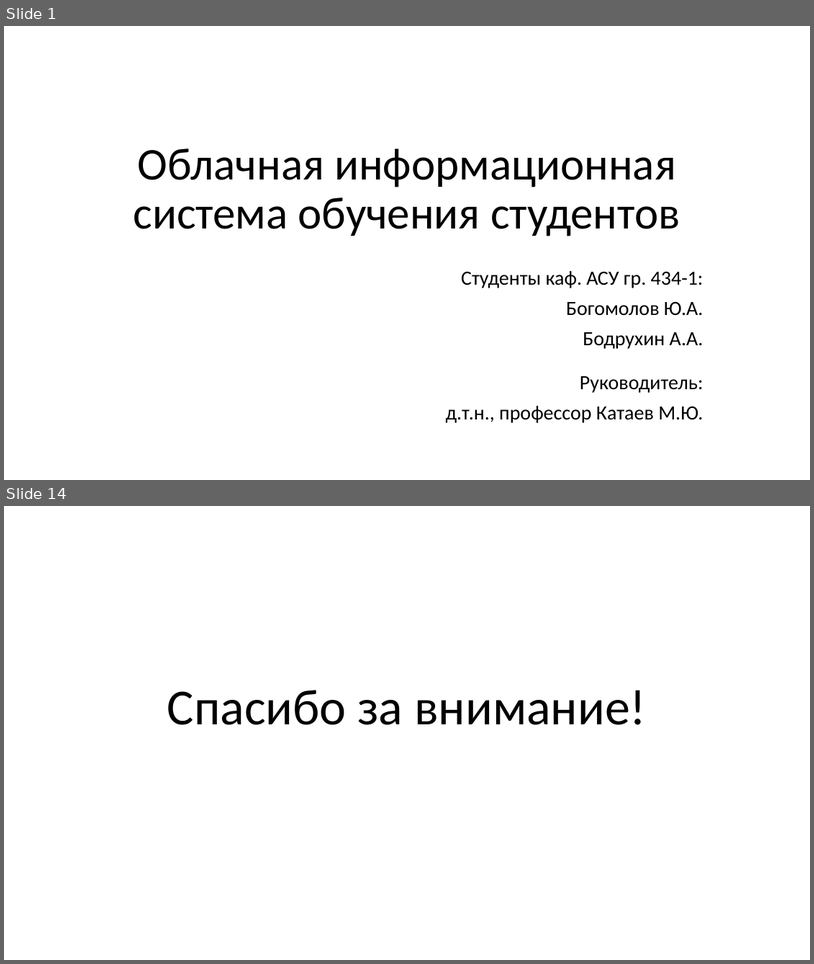
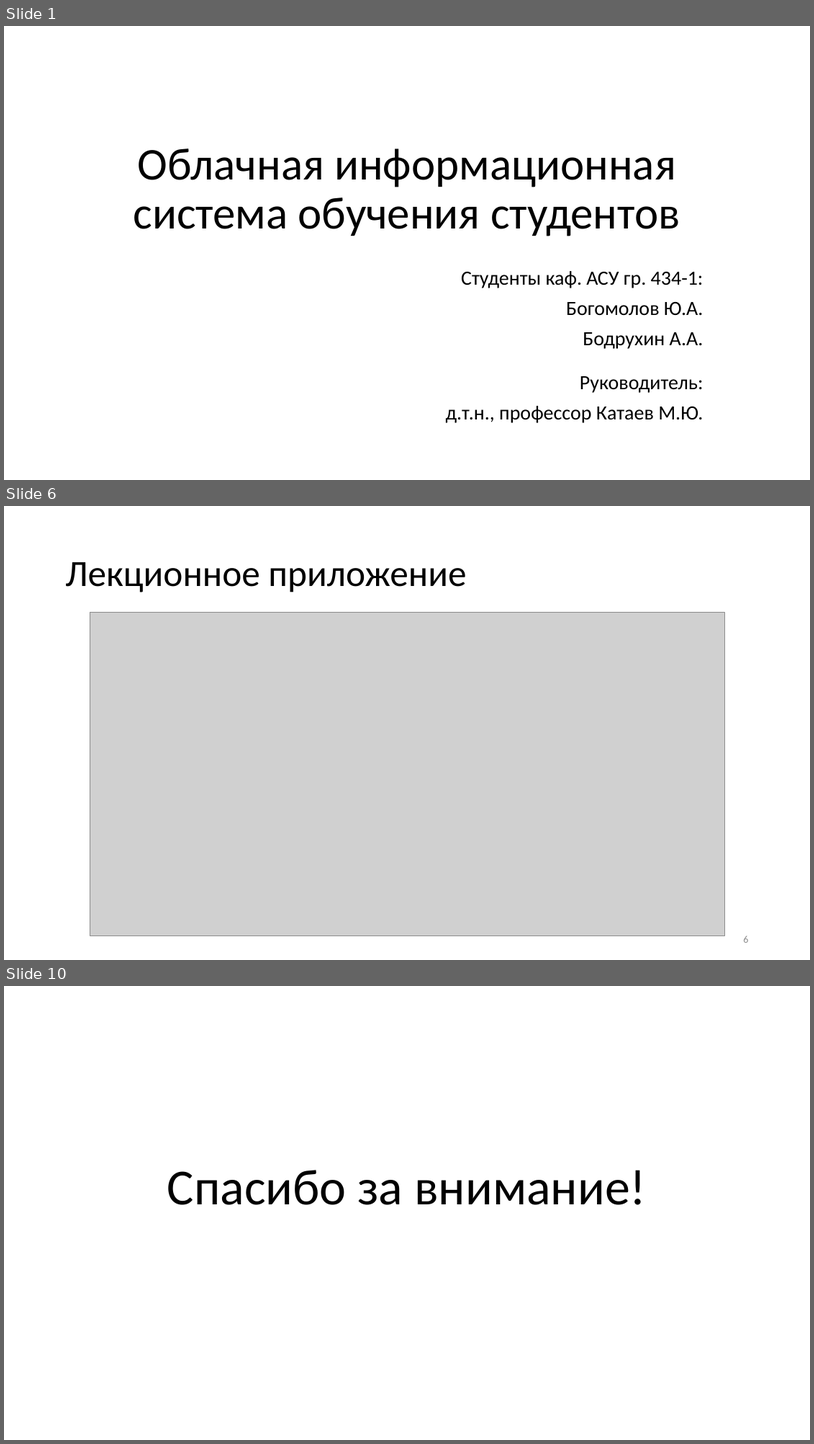
Before and after one commit to KerkDovan/GPO, a slide deck: Конференции/7. Научная сессия ТУСУР 2018/Выступление/Презентация.pptx. Shown one above the other, each under a label of ours: slides 1 and 14 before the commit, slides 1, 6 and 10 after it; the slides between them are not shown. The pictures are 814x964 and 814x1444 pixels, drawn with LibreOffice and Linux fonts; fonts in the diff are those of the drawing; grey boxes stand for pictures. Boxes give left, top, right and bottom in pixels: in the first picture for what was removed or moved away, otherwise in the second. Text is boxed around its words. In the diff, an @@ line names an element or a change of style, - is before the commit and + after.

```diff
--- a/Конференции/7. Научная сессия ТУСУР 2018/Выступление/Презентация.pptx
+++ b/Конференции/7. Научная сессия ТУСУР 2018/Выступление/Презентация.pptx
@@ slide 6 added at [4, 506, 810, 960], background #FFFFFF @@
@@ title added at [65, 562, 466, 592], 44 pt, text #000000 @@
+Лекционное приложение
@@ picture added at [90, 612, 725, 936] @@
@@ page number added at [743, 936, 748, 942], 12 pt, text #8C8C8C @@
+6
@@ what was slide 14 is now slide 10 @@
```
Also in this commit, not shown: 1 slide changed, 6 other slides added, 11 slides removed, 20 other files.
